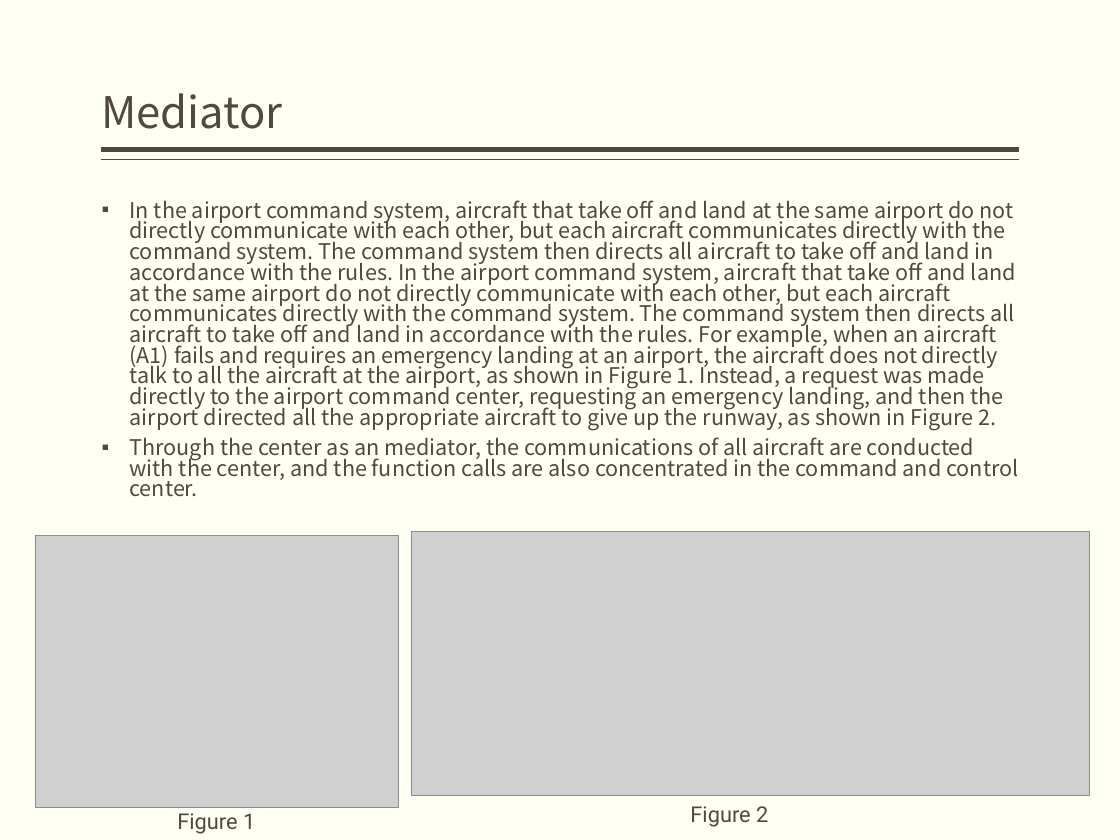
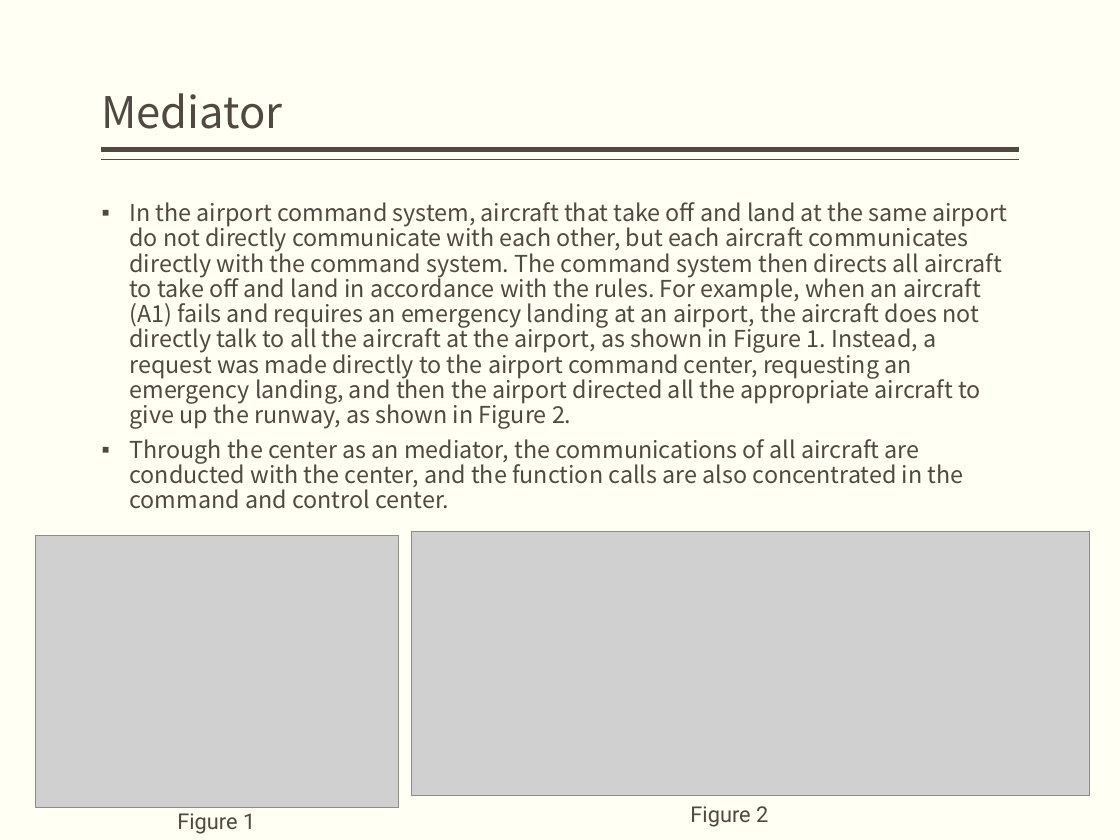
Before and after one commit to bonkboykz/jz81.github.io, a slide deck: slide 32 of course/sa/LectureNotes/(Spring2018)Lecture8.pptx (slide 31 before the commit). Drawn at 1120x840 pixels with LibreOffice and Linux fonts; fonts in the diff are those of the drawing; grey boxes stand for pictures. Boxes give left, top, right and bottom in pixels: in the first picture for what was removed or moved away, otherwise in the second. Text is boxed around its words. In the diff, an @@ line names an element or a change of style, - is before the commit and + after.

```diff
--- a/course/sa/LectureNotes/(Spring2018)Lecture8.pptx
+++ b/course/sa/LectureNotes/(Spring2018)Lecture8.pptx
@@ text at [130,202,1007,429]: text changed; size 13.9 to 15 pt @@
-▪ In the airport command system, aircraft that take off and land at the same airport do not directly communicate with each other, but each aircraft communicates directly with the command system. The command system then directs all aircraft to take off and land in accordance with the rules. In the airport command system, aircraft that take off and land at the same airport do not directly communicate with each other, but each aircraft communicates directly with the command system. The command system then directs all aircraft to take off and land in accordance with the rules. For example, when an aircraft (A1) fails and requires an emergency landing at an airport, the aircraft does not directly talk to all the aircraft at the airport, as shown in Figure 1. Instead, a request was made directly to the airport command center, requesting an emergency landing, and then the airport directed all the appropriate aircraft to give up the runway, as shown in Figure 2.
+▪ In the airport command system, aircraft that take off and land at the same airport do not directly communicate with each other, but each aircraft communicates directly with the command system. The command system then directs all aircraft to take off and land in accordance with the rules. For example, when an aircraft (A1) fails and requires an emergency landing at an airport, the aircraft does not directly talk to all the aircraft at the airport, as shown in Figure 1. Instead, a request was made directly to the airport command center, requesting an emergency landing, and then the airport directed all the appropriate aircraft to give up the runway, as shown in Figure 2.
@@ text at [130,439,964,509]: size 13.9 to 15 pt in "Through the center as an mediator, the ..."; line spacing 0.8 to 0.9 @@
```
Also in this commit, not shown: 1 slide added, 1 other file.
